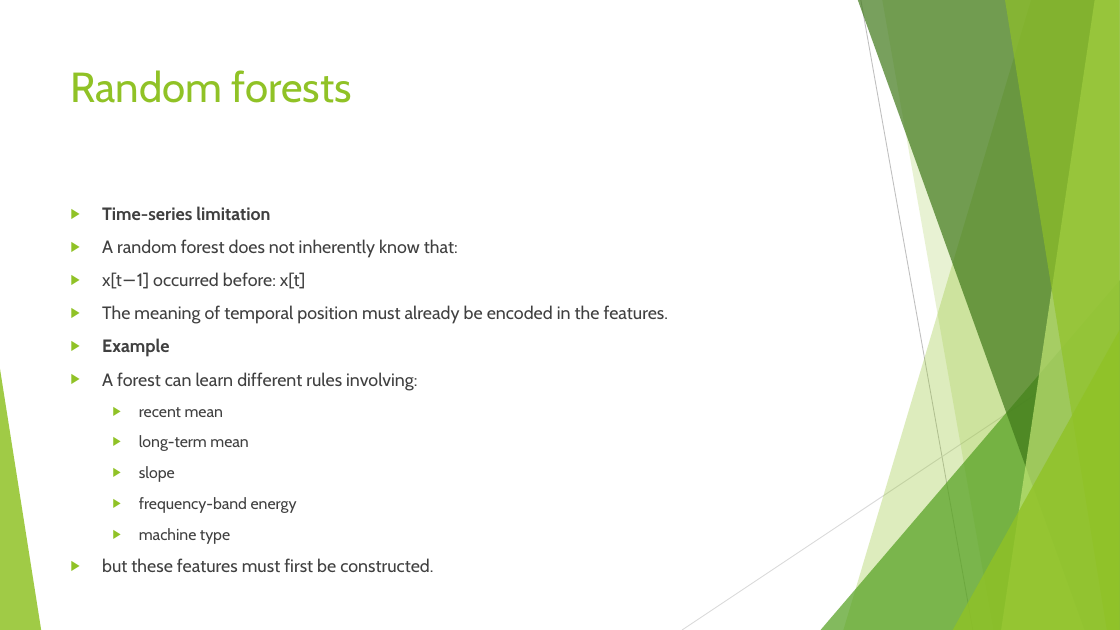
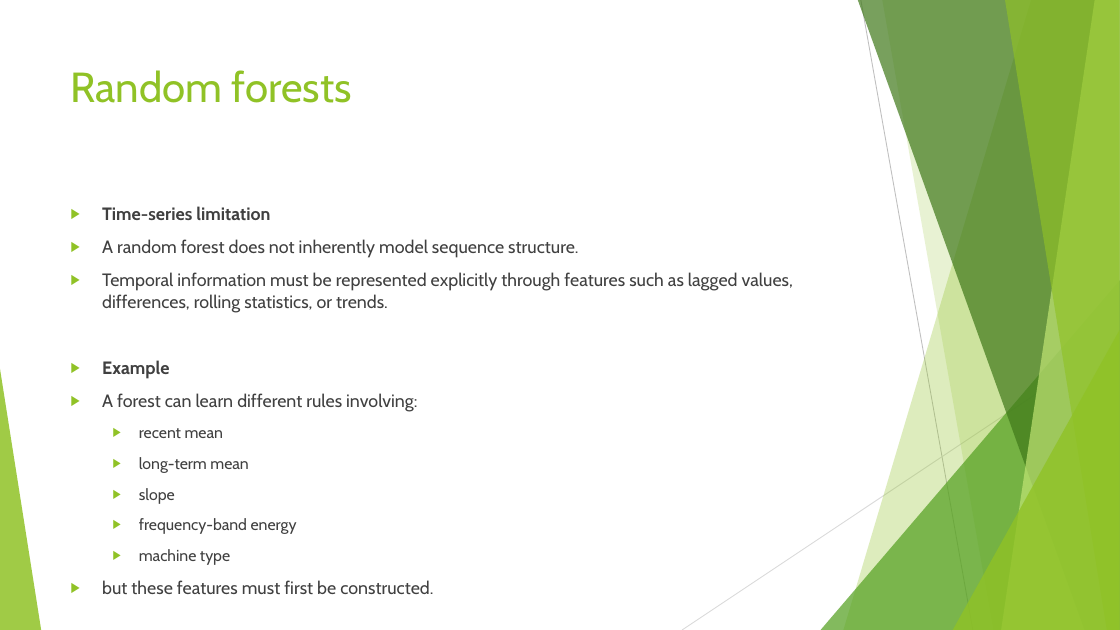
Before and after one commit to FranzGH/timeseries, a slide deck: slide 113 of Slides/03 Traditional Baselines and Feature-Based Machine Learning.pptx. Drawn at 1120x630 pixels with LibreOffice and Linux fonts; fonts in the diff are those of the drawing. Boxes give left, top, right and bottom in pixels: in the first picture for what was removed or moved away, otherwise in the second. Text is boxed around its words. In the diff, an @@ line names an element or a change of style, - is before the commit and + after.

```diff
--- a/Slides/03 Traditional Baselines and Feature-Based Machine Learning.pptx
+++ b/Slides/03 Traditional Baselines and Feature-Based Machine Learning.pptx
@@ text at (102, 239, 793, 313): text changed @@
-▶ A random forest does not inherently know that:
-▶ x[t−1] occurred before: x[t]
-▶ The meaning of temporal position must already be encoded in the features.
+▶ A random forest does not inherently model sequence structure.
+▶ Temporal information must be represented explicitly through features such as lagged values, differences, rolling statistics, or trends.
```
Also in this commit, not shown: 53 other slides changed.
